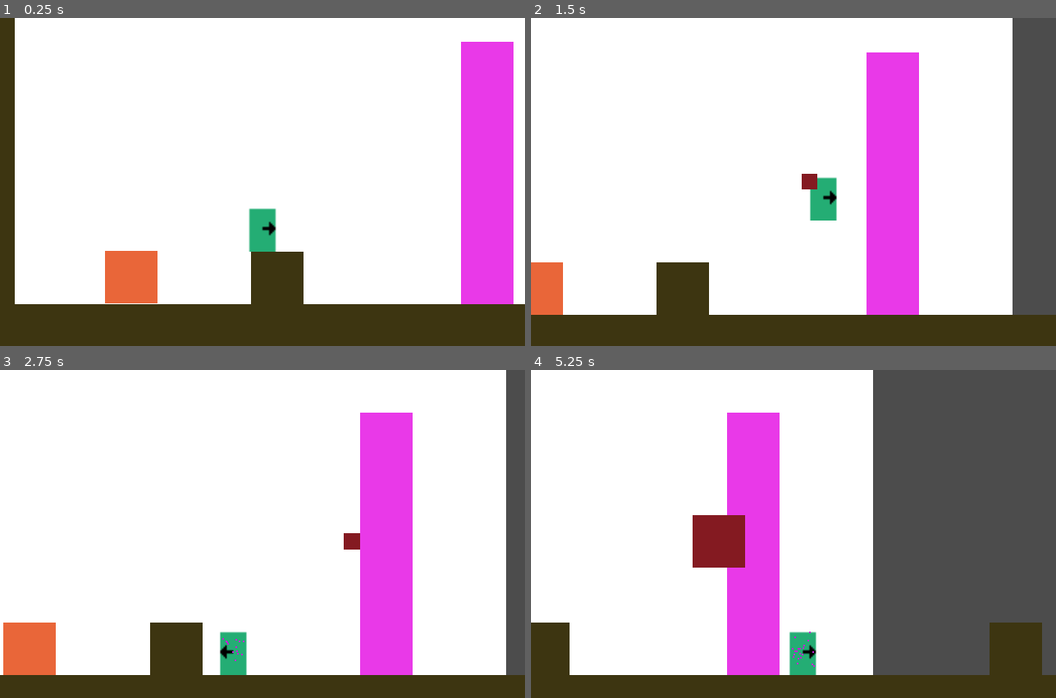
Above: before the commit, frames 1-4 (two rows, left to right).
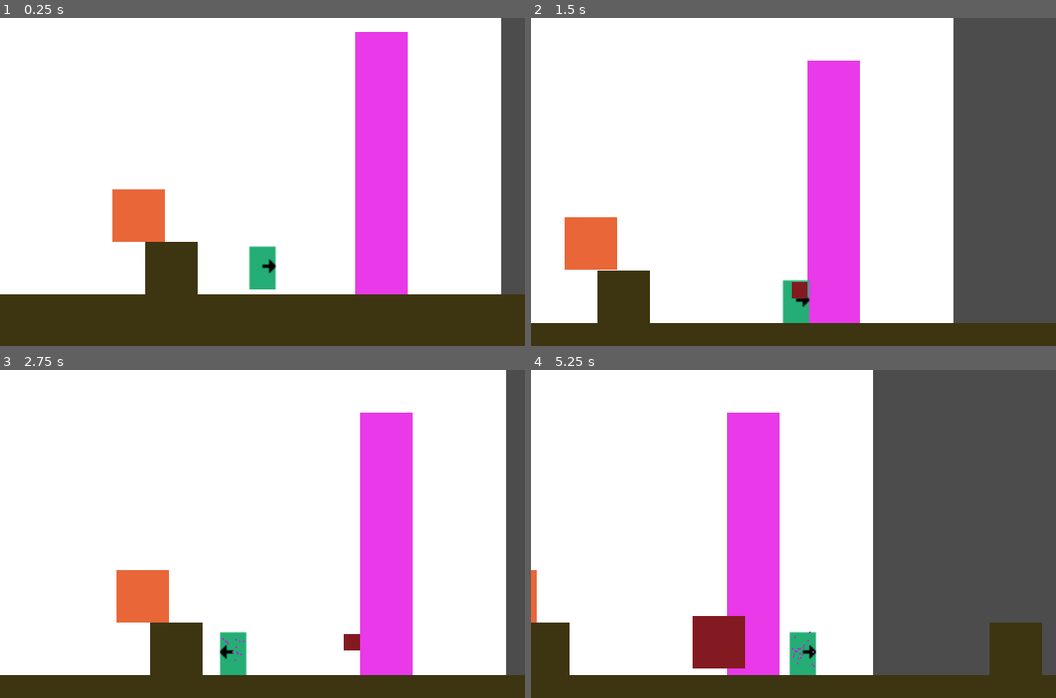
Above: after the commit, the same moments.

Repository: KapFlagon/Imoonity
Game: Godot game, scene res://src/scenes/levels/prototypes/TemplateLevel.tscn
The game is run twice, just before and just after one commit, with the same random seed, the same clock (stepped at 60 frames per second) and the same inputs.
Inputs:
- Up to frame 1 (0.25 s): no input
- Up to frame 2 (1.5 s): hold G (grab_object, bound only after the commit) 0.53-1.28 s; hold D (move_right) from 0.53 s (still down); tap W (move_jump) at 0.77 s; tap P (action_fire) at 1.35 s
- Up to frame 3 (2.75 s): tap W (move_jump) at 1.52 s; tap G (grab_object, bound only after the commit) at 1.55 s; release D (move_right) at 2.03 s; hold A (move_left) from 2.03 s (still down); hold G (grab_object, bound only after the commit) from 2.03 s (still down); tap O (action_phase) at 2.1 s
- Up to frame 4 (5.25 s): release A (move_left) at 2.78 s; release G (grab_object, bound only after the commit) at 2.78 s; hold D (move_right) 2.78-4.28 s; tap 1 (power_1) at 2.85 s; tap W (move_jump) at 3.02, 3.77, 4.52 s; tap G (grab_object, bound only after the commit) at 3.05, 4.35 s; hold G (grab_object, bound only after the commit) 3.53-4.28 s; hold A (move_left) 4.28-5.03 s; hold D (move_right) from 5.03 s (still down); hold G (grab_object, bound only after the commit) from 5.03 s (still down); tap P (action_fire) at 5.1 s

The runs differ from the first frame. In frame 1, 29% of the frame differs, in the area x 0-100%, y 0-88%; in frame 2, 34%, in the area x 0-100%, y 0-93%; in frame 3, 3.5%; in frame 4, 3.4%.

Commit message:
Phobos power now requires player to hold G key

Diff:
--- a/project.godot
+++ b/project.godot
@@ -87,6 +87,11 @@
 "events": [ Object(InputEventKey,"resource_local_to_scene":false,"resource_name":"","device":0,"alt":false,"shift":false,"control":false,"meta":false,"command":false,"pressed":false,"scancode":49,"unicode":0,"echo":false,"script":null)
  ]
 }
+grab_object={
+"deadzone": 0.5,
+"events": [ Object(InputEventKey,"resource_local_to_scene":false,"resource_name":"","device":0,"alt":false,"shift":false,"control":false,"meta":false,"command":false,"pressed":false,"scancode":71,"unicode":0,"echo":false,"script":null)
+ ]
+}
 
 [layer_names]
 
--- a/src/scenes/game_objects/scripts/Player.gd
+++ b/src/scenes/game_objects/scripts/Player.gd
@@ -31,13 +31,15 @@
 # warning-ignore:return_value_discarded
 	move_and_slide(velocity, Vector2.UP)
 
-	# Check if player is colliding with object
-	if get_slide_count() > 0:
-		check_box_collision(velocity)
-
 #	Place Holder for now
 	titanAbilityManager.checkActionButtonPressed()
 	phaseAbilityManager.checkActionButtonPressed()
+
+	# Check if button pressed
+	if Input.is_action_pressed("grab_object"):
+			# Check if player is colliding with object
+		if get_slide_count() > 0:
+			check_box_collision(velocity)
 
 
 func update_player_velocity(delta: float) -> void:
--- a/src/scenes/levels/prototypes/TemplateLevel.tscn
+++ b/src/scenes/levels/prototypes/TemplateLevel.tscn
@@ -81,7 +81,7 @@
 tile_data = PoolIntArray( 65554, 0, 0, 65555, 0, 0, 131090, 0, 0, 131091, 0, 0, 196626, 0, 0, 196627, 0, 0, 262162, 0,  …(185 unchanged characters)…
 
 [node name="Player" parent="." instance=ExtResource( 3 )]
-position = Vector2( 166.75, 145 )
+position = Vector2( 231.5, 166 )
 collision_mask = 15
 jump_force = 194
 
@@ -95,5 +95,5 @@
 tile_data = PoolIntArray( -131073, 0, 0, -196608, 0, 0, -65537, 0, 0, -131072, 0, 0, -1, 0, 0, -65536, 0, 0, 65535, 0,  …(1691 unchanged characters)…
 
 [node name="PhysicsBox" parent="." instance=ExtResource( 5 )]
-position = Vector2( 86.5, 157.5 )
+position = Vector2( 155.5, 126.5 )
 collision_mask = 15
